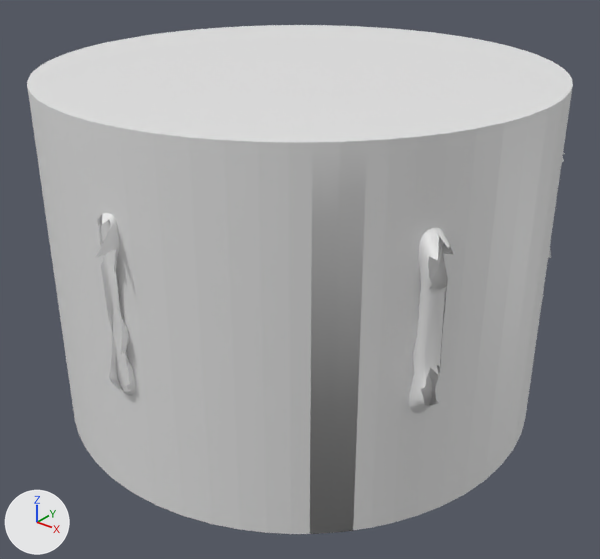
Before and after pictures for a commit that changed the OBJ model Models/Interior.obj.
Both versions are drawn from a 50 mm camera at (23.2, -29.0, 21.5) aimed at (0.5, -0.6, 3.9). The lights are fixed; the arrows at lower left show +X, +Y and +Z. Where no turn or scale is listed for an object, it has been applied to the vertices.

In view in the first picture: 'Coral_interior_pillars', 'Main_Area'.
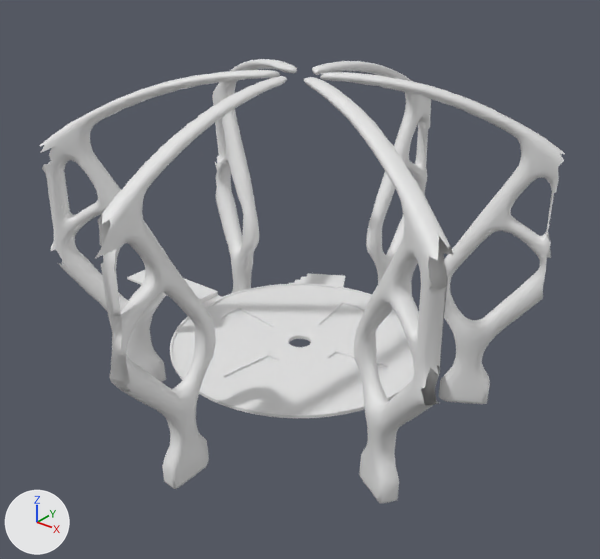
Pixel boxes (x1, y1, x2, y2) of what changed, in the pictures (600 x 559 px):
'Main_Area', deleted
    before: (27, 25, 573, 534)
'Coral_interior_pillars', unchanged, uncovered by the edit
    before: (95, 152, 565, 413)
    after: (40, 59, 565, 503)
'Main_Platform', unchanged, uncovered by the edit
    after: (170, 284, 414, 418)
'Grate_Platform', unchanged, uncovered by the edit
    after: (222, 304, 387, 388)

Diff of the bpy script that builds the scene:
```diff
--- a/Models/Interior.obj.py
+++ b/Models/Interior.obj.py
@@ ob_main_area @@
-ob_main_area = bpy.data.objects.new('Main_Area', me_main_area)
-ob_main_area.location = (0.0, 0.0, 0.0)
```
